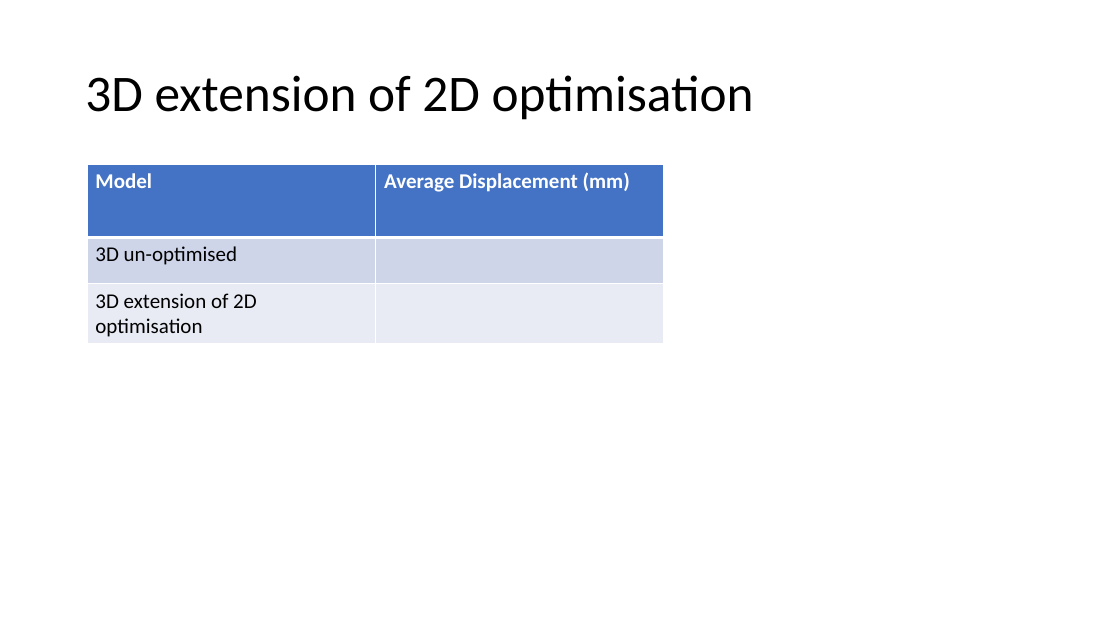
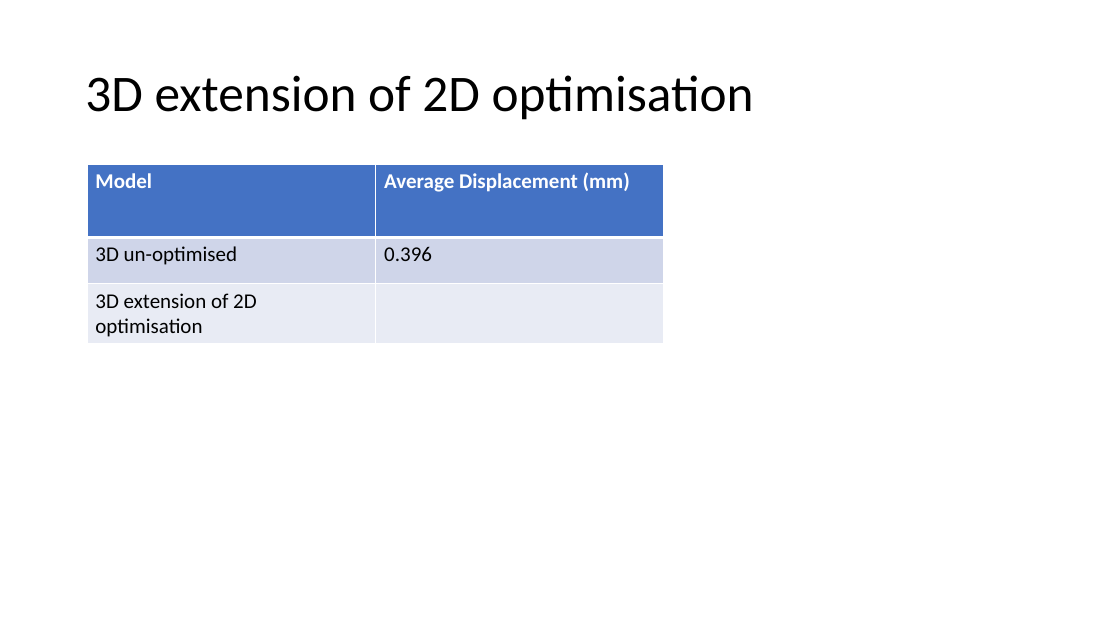
Before and after one commit to amoudes/HVI, a slide deck: slide 7 of finalpresentation.pptm (slide 6 before the commit). Drawn at 1120x630 pixels with LibreOffice and Linux fonts; fonts in the diff are those of the drawing. Boxes give left, top, right and bottom in pixels: in the first picture for what was removed or moved away, otherwise in the second. Text is boxed around its words. In the diff, an @@ line names an element or a change of style, - is before the commit and + after.

```diff
--- a/finalpresentation.pptm
+++ b/finalpresentation.pptm
@@ table at box(87, 164, 664, 343) @@
-row 2, column 2: 
+row 2, column 2: 0.396
```
Also in this commit, not shown: 1 other slide changed, 1 slide added, 2 other files.
